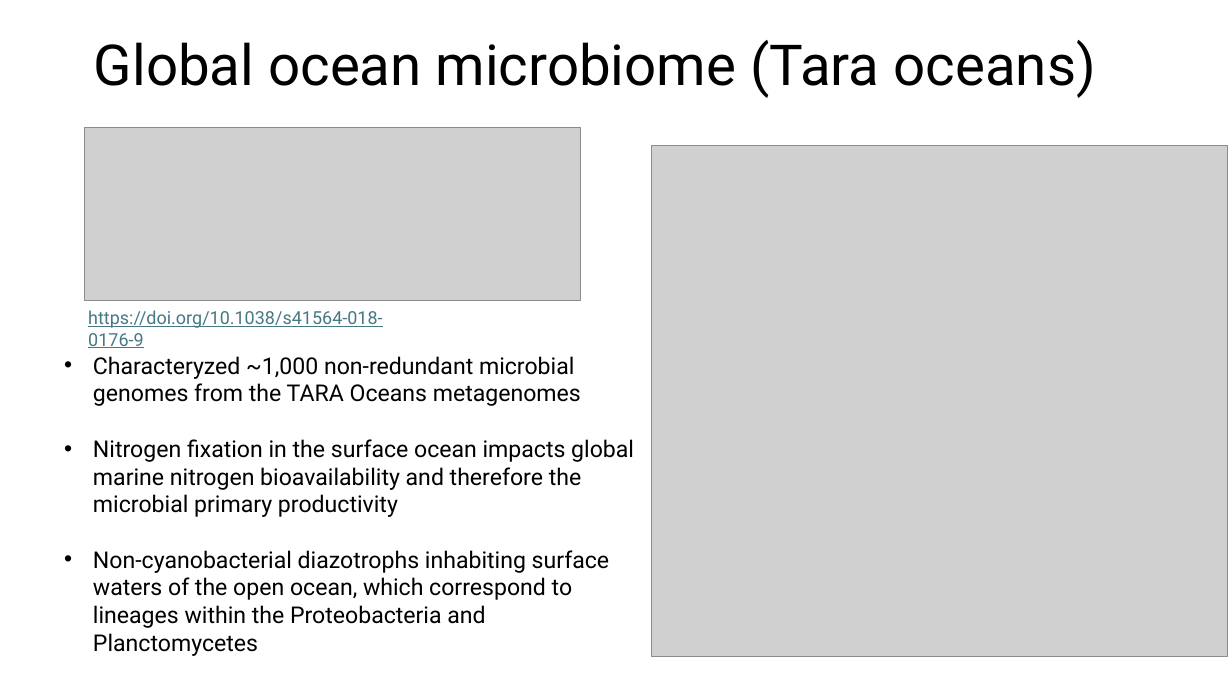
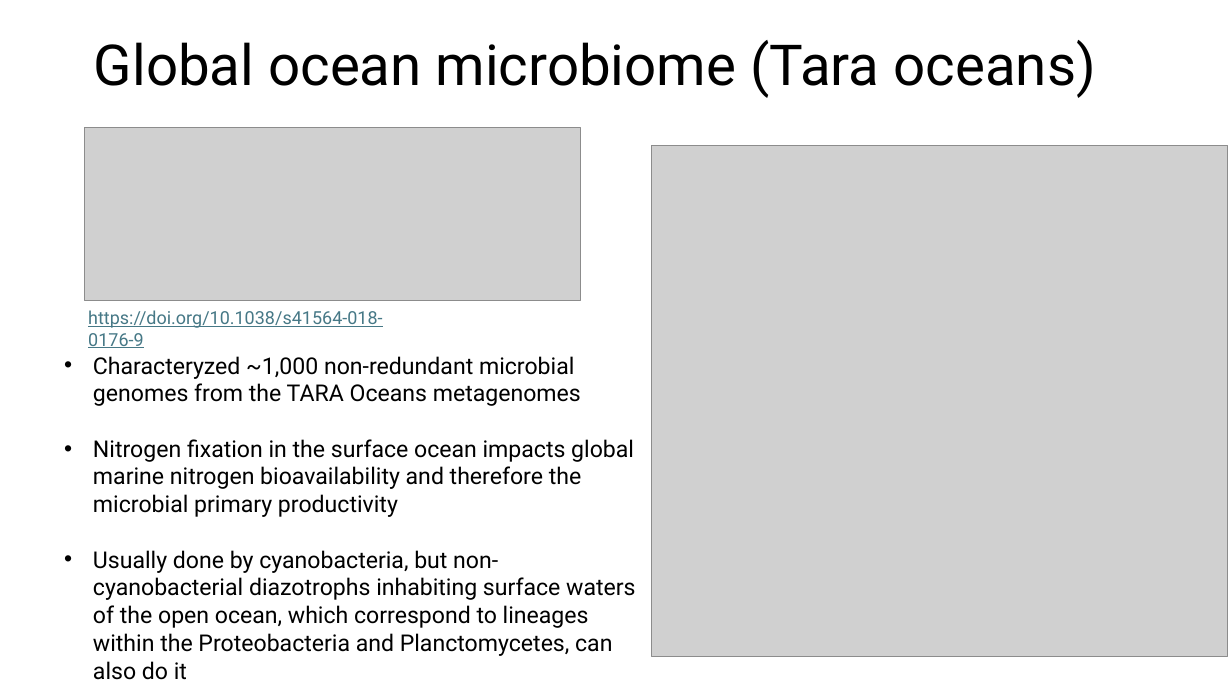
Before and after one commit to biosustain/dsp_metagenomics_training, a slide deck: slide 13 of course_contents/IntroMetagenomics.pptx. Drawn at 1232x693 pixels with LibreOffice and Linux fonts; fonts in the diff are those of the drawing; grey boxes stand for pictures. Boxes give left, top, right and bottom in pixels: in the first picture for what was removed or moved away, otherwise in the second. Text is boxed around its words. In the diff, an @@ line names an element or a change of style, - is before the commit and + after.

```diff
--- a/course_contents/IntroMetagenomics.pptx
+++ b/course_contents/IntroMetagenomics.pptx
@@ text at (93, 550, 635, 656): text changed @@
-• Non-cyanobacterial diazotrophs inhabiting surface waters of the open ocean, which correspond to lineages within the Proteobacteria and Planctomycetes
+• Usually done by cyanobacteria, but non-cyanobacterial diazotrophs inhabiting surface waters of the open ocean, which correspond to lineages within the Proteobacteria and Planctomycetes, can also do it
```
Also in this commit, not shown: 7 other slides changed, 1 other file.
